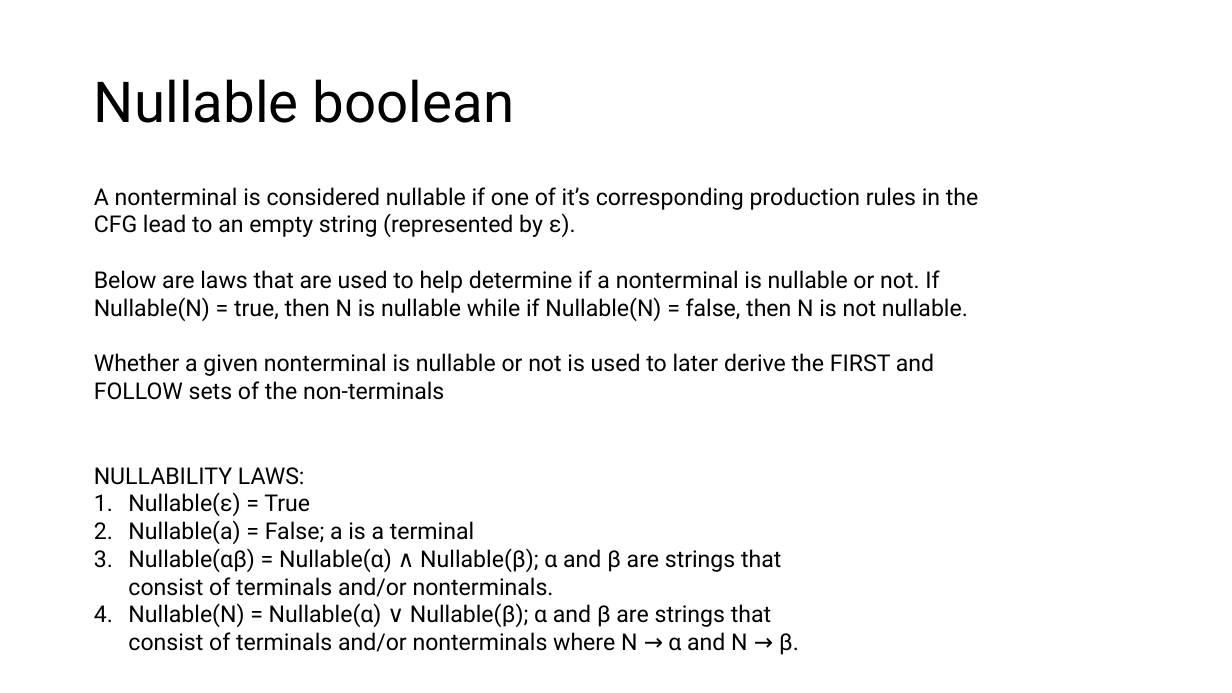
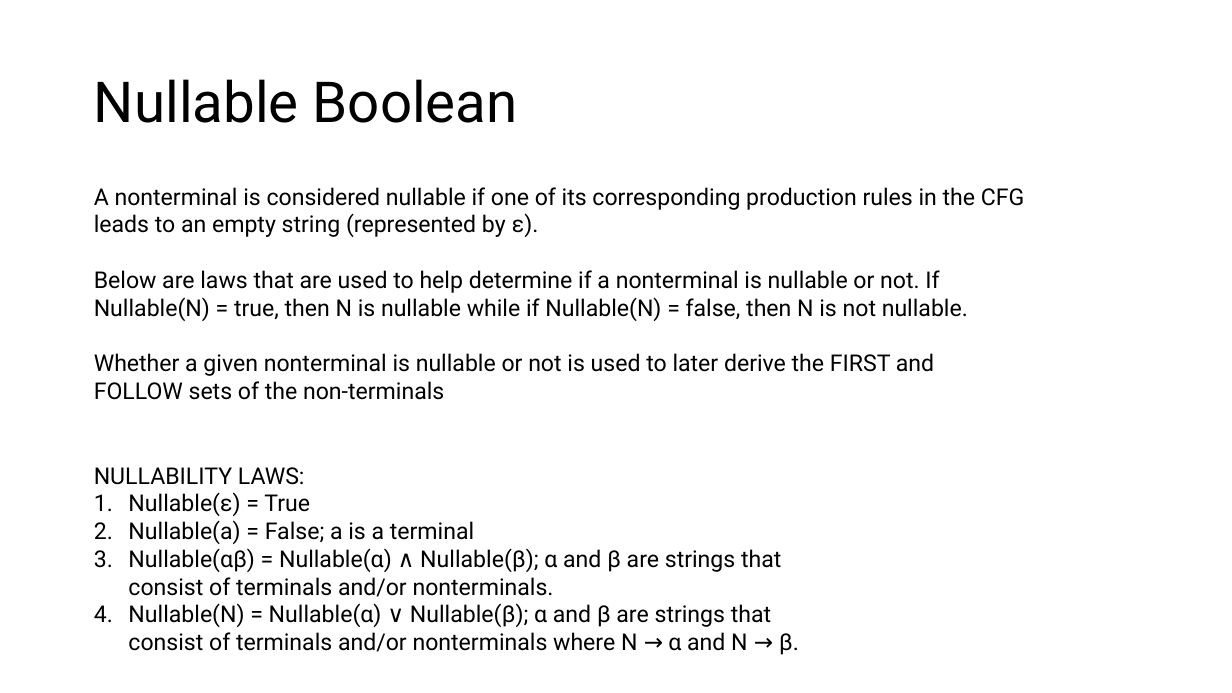
Before and after one commit to Danieldv-s/Research-Materials, a slide deck: slide 3 of Syntax-Analysis/Section2.13Expansion.pptx. Drawn at 1232x693 pixels with LibreOffice and Linux fonts; fonts in the diff are those of the drawing. Boxes give left, top, right and bottom in pixels: in the first picture for what was removed or moved away, otherwise in the second. Text is boxed around its words. In the diff, an @@ line names an element or a change of style, - is before the commit and + after.

```diff
--- a/Syntax-Analysis/Section2.13Expansion.pptx
+++ b/Syntax-Analysis/Section2.13Expansion.pptx
@@ title at (94,79,518,123): text changed @@
-Nullable boolean
+Nullable Boolean
@@ text at (94,187,1024,237): text changed @@
-A nonterminal is considered nullable if one of it’s corresponding production rules in the CFG lead to an empty string (represented by ε).
+A nonterminal is considered nullable if one of its corresponding production rules in the CFG leads to an empty string (represented by ε).
```
Also in this commit, not shown: 43 other slides changed.
